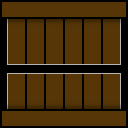
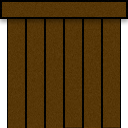
Revision of a layered 128 x 128 image; what changed, layer by layer:
painted on "Layer 3" over 0, 0, 128, 26
renamed "Layer 4" to "Layer 7", hid it, painted on it over 0, 102, 128, 128
hid "Layer 6", painted on it over 0, 18, 128, 110
painted on "Layer 5 copy 6" over 7, 0, 121, 128
hid "Background" over 0, 0, 128, 128
